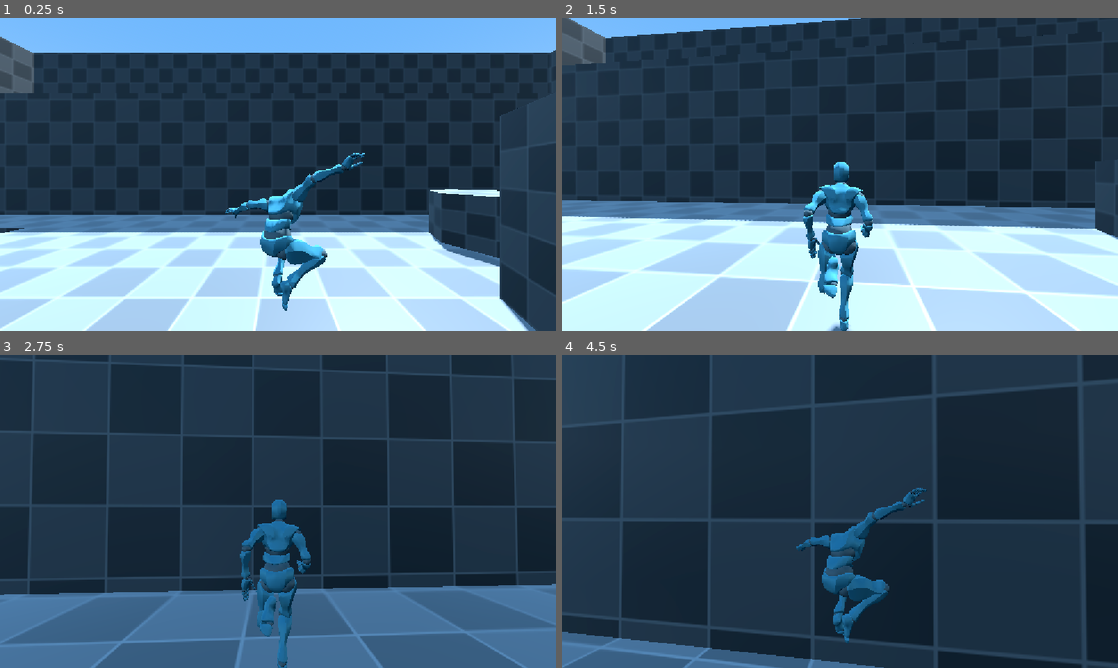
Above: before the commit, frames 1-4 (two rows, left to right).
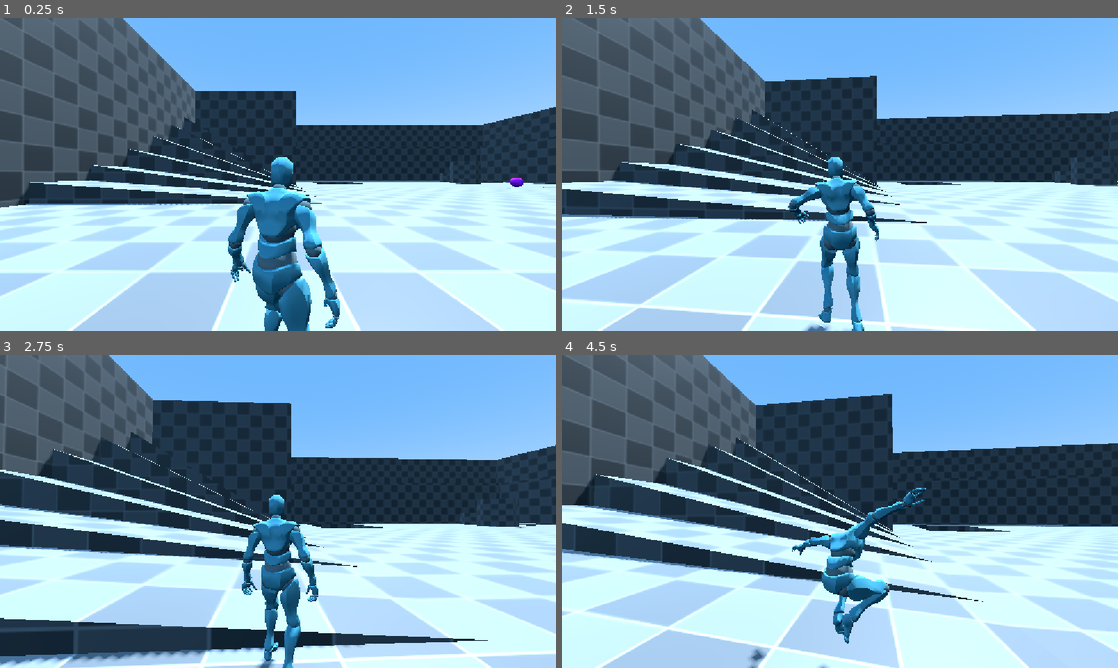
Above: after the commit, the same moments.

Repository: Calipur-Neeson/Tico_Project
Game: Godot game, scene res://Scenes/TestScene.tscn
Same seed, same stepped clock (60 frames per second), same inputs: the game is played once before the commit and once after it.
Inputs (mouse positions are in pixels of both pictures, inside the frame that each line leads up to):
- Up to frame 1 (0.25 s): no input
- Up to frame 2 (1.5 s): tap Enter at 0.5 s; move the mouse to (867, 174) at 0.52 s; hold W (Move_Forward) from 0.53 s (still down); tap Ctrl (Crouch) at 0.6 s; click (867, 174) at 0.67 s; tap Space (Jump) at 0.77 s; move the mouse to (812, 174) at 1.27 s; right-click (812, 174) at 1.35 s
- Up to frame 3 (2.75 s): keep holding W (Move_Forward); tap Space (Jump) at 1.52 s; tap Ctrl (Crouch) at 1.55, 2.1 s; move the mouse to (289, 505) at 2.02 s
- Up to frame 4 (4.5 s): keep holding W (Move_Forward); move the mouse to (834, 517) at 2.77 s; tap E (Interact) at 2.85 s; click (834, 517) at 2.92 s; tap Space (Jump) at 3.02, 3.77 s; tap Ctrl (Crouch) at 3.05, 3.8, 4.35 s; move the mouse to (878, 514) at 3.52 s; click (878, 514) at 3.6 s; move the mouse to (795, 508) at 4.27 s

The runs differ from the first frame. In frame 1, 58% of the frame differs, in the area x 0-100%, y 0-100%; in frame 2, 62%; in frame 3, 72%; in frame 4, 70%.

Commit message:
(~)modify climb hanging

Diff:
--- a/Scenes/Player.tscn
+++ b/Scenes/Player.tscn
@@ -91,62 +91,62 @@
 [node name="Mesh" parent="." unique_id=817030189 instance=ExtResource("1_bhhdu")]
 transform = Transform3D(-1, 0, -1.509958e-07, 0, 1, 0, 1.509958e-07, 0, -1, 0, -0.86376077, 0)
 
-[node name="Skeleton3D" parent="Mesh" index="0" unique_id=225314288]
-bones/0/position = Vector3(0.002294555, 0.9286259, -0.01037536)
-bones/0/rotation = Quaternion(-0.036482364, -0.36709917, -0.013288065, 0.9293711)
-bones/1/rotation = Quaternion(-0.010292281, 0.040697996, -0.0060800808, 0.99909997)
-bones/2/rotation = Quaternion(0.100836374, 0.08265823, -0.008619973, 0.991426)
-bones/3/rotation = Quaternion(0.1576918, 0.08202347, -0.01337907, 0.98398507)
-bones/4/rotation = Quaternion(-0.034735784, -0.011101953, 0.0021490953, 0.99933267)
-bones/5/rotation = Quaternion(-0.054453626, 0.17692801, -0.012970479, 0.98263067)
-bones/7/rotation = Quaternion(-0.4984268, -0.5170487, 0.5710185, -0.39770493)
-bones/8/rotation = Quaternion(0.5227932, -0.0635126, 0.13430056, 0.83941466)
-bones/9/rotation = Quaternion(-0.012449634, 0.057868313, 0.40497917, 0.9124079)
-bones/10/rotation = Quaternion(-0.16276743, 0.14007087, 0.015133129, 0.9765541)
-bones/11/rotation = Quaternion(0.30691406, -0.0074638827, 0.15567413, 0.9388897)
-bones/12/rotation = Quaternion(-0.0072766636, 0.00060180464, 0.0011936162, 0.99997264)
+[node name="Skeleton3D" parent="Mesh" index="0" unique_id=307522006]
+bones/0/position = Vector3(0.006066842, 0.9130632, -0.0059653693)
+bones/0/rotation = Quaternion(-0.035621606, -0.36807653, -0.015387354, 0.9289855)
+bones/1/rotation = Quaternion(0.068225704, 0.002826707, -0.02736005, 0.9972907)
+bones/2/rotation = Quaternion(0.25529897, 0.007672903, -0.05989307, 0.96497476)
+bones/3/rotation = Quaternion(0.31037778, 0.004195902, -0.060224034, 0.9486944)
+bones/4/rotation = Quaternion(0.016857354, 0.03984774, -0.056062568, 0.99748933)
+bones/5/rotation = Quaternion(0.019273171, 0.063642815, 0.014715902, 0.9976781)
+bones/7/rotation = Quaternion(-0.42672074, -0.5336001, 0.57458556, -0.4505906)
+bones/8/rotation = Quaternion(-0.019672068, -0.23898493, 0.019764986, 0.9706228)
+bones/9/rotation = Quaternion(0.06867444, -0.08457808, 0.16360542, 0.9804915)
+bones/10/rotation = Quaternion(-0.29601586, -0.07169964, 0.12684447, 0.9440045)
+bones/11/rotation = Quaternion(0.30691448, -0.007463986, 0.15567483, 0.9388894)
+bones/12/rotation = Quaternion(-0.00731605, 0.00065750204, 0.0011983162, 0.9999724)
 bones/13/rotation = Quaternion(-0.024687247, 5.9164e-08, -0.009621278, 0.9996489)
-bones/15/rotation = Quaternion(0.032681275, -0.0059058275, 0.061012898, 0.99758434)
-bones/16/rotation = Quaternion(0.14277343, -0.0007219404, -0.006931835, 0.98973095)
+bones/15/rotation = Quaternion(0.03268715, -0.005827576, 0.061108664, 0.99757874)
+bones/16/rotation = Quaternion(0.14278819, -0.0007115977, -0.006988224, 0.98972833)
 bones/17/rotation = Quaternion(0.10134373, 1.0963203e-08, -0.012230188, 0.9947763)
-bones/19/rotation = Quaternion(0.12465154, 0.0061079534, -0.08585428, 0.9884603)
-bones/20/rotation = Quaternion(0.18971246, -0.0013184443, 0.014220055, 0.9817358)
+bones/19/rotation = Quaternion(0.12465192, 0.0061221607, -0.085852474, 0.9884603)
+bones/20/rotation = Quaternion(0.1897185, -0.0013173475, 0.014167746, 0.9817354)
 bones/21/rotation = Quaternion(0.4409925, -3.318961e-07, -0.053219166, 0.89593154)
-bones/23/rotation = Quaternion(0.2649534, -0.013263635, -0.13087127, 0.9552468)
-bones/24/rotation = Quaternion(0.27554515, 0.0017584844, 0.024053346, 0.96098554)
+bones/23/rotation = Quaternion(0.26495513, -0.013301939, -0.13087222, 0.9552457)
+bones/24/rotation = Quaternion(0.27554062, 0.0016883168, 0.024136554, 0.9609849)
 bones/25/rotation = Quaternion(0.39702925, -2.5510099e-07, -0.047913577, 0.91655445)
-bones/27/rotation = Quaternion(0.2909201, -0.014014932, -0.16395971, 0.94248945)
-bones/28/rotation = Quaternion(0.3361484, 0.011289445, 0.049540926, 0.9404374)
+bones/27/rotation = Quaternion(0.29092154, -0.01402142, -0.16396183, 0.94248855)
+bones/28/rotation = Quaternion(0.33614513, 0.011209551, 0.049615275, 0.9404357)
 bones/29/rotation = Quaternion(3.6591703e-06, 8.409115e-10, 0.00022980936, 1)
-bones/31/rotation = Quaternion(0.55065125, -0.47689968, 0.53805447, 0.4240841)
-bones/32/rotation = Quaternion(0.48943466, 0.049652968, 0.09878649, 0.86500263)
-bones/33/rotation = Quaternion(0.044699393, 0.02911429, -0.35953817, 0.9316043)
-bones/34/rotation = Quaternion(0.10675396, -0.06460334, -0.101121925, 0.9870179)
-bones/35/rotation = Quaternion(0.23117673, 0.14274007, -0.2002019, 0.9413299)
-bones/36/rotation = Quaternion(-0.04108303, 0.0016518598, 0.17855354, 0.98307085)
+bones/31/rotation = Quaternion(0.36410475, -0.5689495, 0.6199134, 0.39928883)
+bones/32/rotation = Quaternion(0.020839252, 0.19854017, 0.023330389, 0.97959346)
+bones/33/rotation = Quaternion(0.019138882, 0.030186823, -0.2413172, 0.96978784)
+bones/34/rotation = Quaternion(-0.31732503, 0.002173845, -0.053400274, 0.94680977)
+bones/35/rotation = Quaternion(0.23117796, 0.14274009, -0.20020296, 0.94132936)
+bones/36/rotation = Quaternion(-0.04108264, 0.001651429, 0.1785586, 0.98306984)
 bones/37/rotation = Quaternion(-0.02045148, 4.4407827e-08, -0.0064292434, 0.99977016)
-bones/39/rotation = Quaternion(0.039575458, 0.009809357, 0.010215313, 0.99911624)
-bones/40/rotation = Quaternion(0.1472942, 0.0002362286, 0.009860174, 0.98904353)
+bones/39/rotation = Quaternion(0.039576106, 0.009883902, 0.010224389, 0.99911547)
+bones/40/rotation = Quaternion(0.1472945, 0.00020811836, 0.009812332, 0.989044)
 bones/41/rotation = Quaternion(0.091249734, 2.5835297e-08, 0.0111205205, 0.99576604)
-bones/43/rotation = Quaternion(0.11098437, 0.008559154, 0.024539305, 0.9934823)
-bones/44/rotation = Quaternion(0.26357195, 0.0013879391, -0.016771493, 0.96449304)
+bones/43/rotation = Quaternion(0.11098335, 0.008563689, 0.024540404, 0.99348235)
+bones/44/rotation = Quaternion(0.26356927, 0.0013880051, -0.016783187, 0.9644936)
 bones/45/rotation = Quaternion(0.48433846, -0.06222459, 0.024265273, 0.8723277)
-bones/47/rotation = Quaternion(0.18701153, -0.008551663, 0.06737828, 0.980007)
-bones/48/rotation = Quaternion(0.32042277, -0.0023630264, -0.03381974, 0.9466678)
+bones/47/rotation = Quaternion(0.18700272, -0.008537125, 0.06738122, 0.9800086)
+bones/48/rotation = Quaternion(0.32041517, -0.0023614827, -0.033874873, 0.9466684)
 bones/49/rotation = Quaternion(0.52858084, 0.014316903, 0.07351793, 0.84557223)
-bones/51/rotation = Quaternion(0.2071685, -0.011139501, 0.092078224, 0.9738987)
-bones/52/rotation = Quaternion(0.34928742, -0.012203123, -0.06871051, 0.9344133)
+bones/51/rotation = Quaternion(0.2071554, -0.011123481, 0.09200271, 0.97390884)
+bones/52/rotation = Quaternion(0.34928298, -0.012198907, -0.068725675, 0.9344139)
 bones/53/rotation = Quaternion(1.0671668e-21, 0, -1.0428465e-05, 1)
-bones/55/rotation = Quaternion(0.07850461, 0.2187995, 0.9666723, -0.10727755)
-bones/56/rotation = Quaternion(-0.31434393, 0.11919622, -0.04083377, 0.9409107)
-bones/57/rotation = Quaternion(0.5789254, -0.023310244, -0.031172957, 0.814451)
-bones/58/rotation = Quaternion(0.24784826, -0.018271111, -0.04020671, 0.96779174)
-bones/60/rotation = Quaternion(-0.12458777, 0.02507905, 0.98355687, 0.12831567)
-bones/61/rotation = Quaternion(-0.3104612, 0.07523703, -0.018645853, 0.9474206)
-bones/62/rotation = Quaternion(0.68291104, 0.07025634, 0.09784087, 0.72050244)
-bones/63/rotation = Quaternion(0.242829, 0.035679772, 0.012655887, 0.9693302)
-
-[node name="AnimationPlayer" parent="Mesh" index="1" unique_id=788844123]
+bones/55/rotation = Quaternion(0.13616893, 0.60159504, 0.78048545, -0.10190247)
+bones/56/rotation = Quaternion(-0.8812286, -0.0068535586, 0.0082781995, 0.47256812)
+bones/57/rotation = Quaternion(0.5178137, -0.053939756, -0.0826272, 0.8497836)
+bones/58/rotation = Quaternion(0.24021459, -0.03248393, -0.015136702, 0.9700581)
+bones/60/rotation = Quaternion(-0.16364232, 0.5908418, 0.77834445, 0.13530421)
+bones/61/rotation = Quaternion(-0.90725857, -0.04503208, 0.10750402, 0.40410033)
+bones/62/rotation = Quaternion(0.27645826, 0.081967935, 0.13097683, 0.94852376)
+bones/63/rotation = Quaternion(0.203827, 0.03217368, 0.01569499, 0.9783523)
+
+[node name="AnimationPlayer" parent="Mesh" index="1" unique_id=1256023696]
 libraries/NewLib = SubResource("AnimationLibrary_6xh1p")
 autoplay = &"NewLib/Idle"
 speed_scale = 0.99997115
--- a/Scenes/TestScene.tscn
+++ b/Scenes/TestScene.tscn
@@ -29,6 +29,9 @@
 height = 0.21
 radius = 2.08
 
+[sub_resource type="BoxShape3D" id="BoxShape3D_12j5o"]
+size = Vector3(7.5, 0.23, 0.2)
+
 [node name="Node3D" type="Node3D" unique_id=1930091129]
 
 [node name="WorldEnvironment" type="WorldEnvironment" parent="." unique_id=1635902719]
@@ -40,10 +43,10 @@
 
 [node name="test_level" parent="." unique_id=78685540 instance=ExtResource("1_iufkg")]
 
-[node name="level" parent="test_level" index="0" unique_id=823750820]
+[node name="level" parent="test_level" index="0" unique_id=1763856893]
 transform = Transform3D(1, 0, 0, 0, 1, 0, 0, 0, 1, -0.0003027916, -0.00040721893, -0.000497818)
 
-[node name="StaticBody3D" parent="test_level/level" index="0" unique_id=587194403]
+[node name="StaticBody3D" parent="test_level/level" index="0" unique_id=1210837255]
 collision_layer = 4
 collision_mask = 16
 script = ExtResource("2_iufkg")
@@ -65,24 +68,89 @@
 [node name="CollisionShape3D" type="CollisionShape3D" parent="test_level/level/ClimbablePlatform2" unique_id=1255936817]
 shape = SubResource("CylinderShape3D_pohj0")
 
-[node name="StaticBody3D" parent="test_level/wood" parent_id_path=PackedInt32Array(78685540, 1434197295) index="0" unique_id=71937128]
+[node name="ClimbablePlatform3" type="StaticBody3D" parent="test_level/level" index="3" unique_id=2026887247]
+transform = Transform3D(1, 0, 0, 0, 1, 0, 0, 0, 1, -21.888313, 1.8759065, 22.157007)
+collision_layer = 2
+collision_mask = 2
+
+[node name="CollisionShape3D" type="CollisionShape3D" parent="test_level/level/ClimbablePlatform3" unique_id=1366214329]
+transform = Transform3D(1, 0, 0, 0, 1, 0, 0, 0, 1, -0.36333847, 0.23117948, 0.60450554)
+shape = SubResource("BoxShape3D_12j5o")
+debug_color = Color(0, 0, 0, 0.9607843)
+
+[node name="StaticBody3D" parent="test_level/wood" parent_id_path=PackedInt32Array(78685540, 1689332265) index="0" unique_id=85657359]
 script = ExtResource("2_iufkg")
 footstep_sound = ExtResource("4_201fe")
 
-[node name="StaticBody3D" parent="test_level/snow" parent_id_path=PackedInt32Array(78685540, 1020897175) index="0" unique_id=812767266]
+[node name="StaticBody3D" parent="test_level/snow" parent_id_path=PackedInt32Array(78685540, 1534009705) index="0" unique_id=79410971]
 script = ExtResource("2_iufkg")
 footstep_sound = ExtResource("5_xjl2p")
 
-[node name="StaticBody3D" parent="test_level/grass" parent_id_path=PackedInt32Array(78685540, 1120422819) index="0" unique_id=347638795]
+[node name="StaticBody3D" parent="test_level/grass" parent_id_path=PackedInt32Array(78685540, 571352279) index="0" unique_id=1127961135]
 script = ExtResource("2_iufkg")
 footstep_sound = ExtResource("6_ytmxh")
 
-[node name="StaticBody3D" parent="test_level/dirt" parent_id_path=PackedInt32Array(78685540, 941957627) index="0" unique_id=989433190]
+[node name="StaticBody3D" parent="test_level/dirt" parent_id_path=PackedInt32Array(78685540, 1906227977) index="0" unique_id=725711831]
 script = ExtResource("2_iufkg")
 footstep_sound = ExtResource("7_hctok")
 
 [node name="CharacterBody3D" parent="." unique_id=1445218770 instance=ExtResource("2_5lt6y")]
-transform = Transform3D(1, 0, 0, 0, 1, 0, 0, 0, 1, 6.2353477, 2.5367908, -13.422533)
+transform = Transform3D(1, 0, 0, 0, 1, 0, 0, 0, 1, -21.050232, 0.90084696, 20.87149)
+
+[node name="Skeleton3D" parent="CharacterBody3D/Mesh" parent_id_path=PackedInt32Array(1445218770, 817030189) index="0" unique_id=307522006]
+bones/0/position = Vector3(-6.757012e-08, 0.9979194, 4.84474e-07)
+bones/0/rotation = Quaternion(0.09101166, -0.05604479, -0.082359, 0.9908546)
+bones/1/rotation = Quaternion(-0.03783933, 0.021258209, 0.16457346, 0.98540956)
+bones/2/rotation = Quaternion(0.027774153, 0.011579947, -0.037580453, 0.99884045)
+bones/3/rotation = Quaternion(0.08564299, 0.009521609, -0.037904333, 0.99555916)
+bones/4/rotation = Quaternion(0.14354068, 0.002396654, -0.0025304405, 0.9896383)
+bones/5/rotation = Quaternion(-0.23875579, -0.008759218, -0.017976535, 0.9708737)
+bones/7/rotation = Quaternion(-0.45086402, -0.55290604, 0.5073026, -0.48338476)
+bones/8/rotation = Quaternion(0.46897975, 0.44068855, 0.01707904, 0.7652188)
+bones/9/rotation = Quaternion(-1.034298e-07, -4.101377e-08, 0.42230785, 0.9064525)
+bones/10/rotation = Quaternion(-0.08169687, -0.19416147, 0.25435227, 0.9438919)
+bones/11/rotation = Quaternion(0.24821618, -0.020283243, 0.28446984, 0.92577225)
+bones/12/rotation = Quaternion(-0.031745035, -0.009899704, -0.15847138, 0.9868035)
+bones/13/rotation = Quaternion(-0.08627769, -0.00090557814, 0.031516086, 0.9957721)
+bones/15/rotation = Quaternion(-0.06565345, -0.03985846, 0.012197158, 0.9969715)
+bones/16/rotation = Quaternion(0.21098061, -3.1783705e-07, -0.02162062, 0.9772511)
+bones/17/rotation = Quaternion(0.1177903, -8.7806946e-08, -0.012070809, 0.9929652)
+bones/19/rotation = Quaternion(0.0950096, 0.0018635179, -0.06329175, 0.99346066)
+bones/20/rotation = Quaternion(0.22544898, -1.5632399e-07, -0.02310329, 0.973981)
+bones/21/rotation = Quaternion(0.03689941, -4.8061768e-08, -0.0037813124, 0.9993119)
+bones/23/rotation = Quaternion(0.18215941, 0.011007514, -0.061466713, 0.9812842)
+bones/24/rotation = Quaternion(0.18818536, -2.8192977e-07, -0.019284656, 0.9819442)
+bones/25/rotation = Quaternion(0.21421346, -1.3315157e-07, -0.02195199, 0.97654015)
+bones/27/rotation = Quaternion(0.22588778, -0.0196982, -0.11835484, 0.96673626)
+bones/28/rotation = Quaternion(0.1358826, -3.935253e-08, -0.013924873, 0.9906271)
+bones/29/rotation = Quaternion(0.16612722, -1.5091369e-07, -0.017024154, 0.98595744)
+bones/31/rotation = Quaternion(0.48810762, -0.51707727, 0.59452105, 0.37540206)
+bones/32/rotation = Quaternion(0.5250408, 0.10865494, -0.4275332, 0.72783357)
+bones/33/rotation = Quaternion(-6.7447694e-08, -9.651902e-09, -0.5992655, 0.80055034)
+bones/34/rotation = Quaternion(0.062286004, 0.117379695, -0.0624339, 0.9891635)
+bones/35/rotation = Quaternion(0.08364141, 0.3156638, -0.27450147, 0.90443885)
+bones/36/rotation = Quaternion(-0.055057928, 0.023301156, 0.21853752, 0.97399545)
+bones/37/rotation = Quaternion(-0.11756724, -0.010077033, -0.0053378567, 0.99299955)
+bones/39/rotation = Quaternion(-0.025596138, -0.00092872075, 0.017811583, 0.99951327)
+bones/40/rotation = Quaternion(0.11769599, 2.1473221e-08, 0.009587808, 0.9930035)
+bones/41/rotation = Quaternion(0.05927672, -3.1265024e-08, 0.004828812, 0.9982299)
+bones/43/rotation = Quaternion(0.063998975, 0.00016395206, 0.042415716, 0.99704826)
+bones/44/rotation = Quaternion(0.20490961, 1.210938e-07, 0.016692547, 0.9786385)
+bones/45/rotation = Quaternion(0.10060928, 4.656916e-08, 0.008195892, 0.99489224)
+bones/47/rotation = Quaternion(0.072297335, -0.0014463296, 0.0800396, 0.9941653)
+bones/48/rotation = Quaternion(0.2822725, 1.89564e-07, 0.022994602, 0.9590587)
+bones/49/rotation = Quaternion(0.12311763, 9.480889e-09, 0.010029426, 0.9923414)
+bones/51/rotation = Quaternion(0.0812638, -0.011055521, 0.043905348, 0.99566376)
+bones/52/rotation = Quaternion(0.17411666, 1.6467358e-07, 0.014183862, 0.9846229)
+bones/53/rotation = Quaternion(0.14750943, 1.1903315e-07, 0.012016542, 0.98898774)
+bones/55/rotation = Quaternion(-0.045443352, 0.5473296, 0.83562267, 0.009999407)
+bones/56/rotation = Quaternion(-0.9567291, -0.031077875, 0.0669712, 0.28145805)
+bones/57/rotation = Quaternion(0.3340425, -0.057892036, -0.09890825, 0.93556476)
+bones/58/rotation = Quaternion(0.14880952, -0.032632537, -0.016733903, 0.9881857)
+bones/60/rotation = Quaternion(-0.07733072, 0.15158527, 0.9853748, -0.0088574765)
+bones/61/rotation = Quaternion(-0.52671295, 0.056336418, 0.082813784, 0.8441218)
+bones/62/rotation = Quaternion(0.65359807, -0.13570729, -0.028613683, 0.74402577)
+bones/63/rotation = Quaternion(0.5324298, 0.029353764, 0.008435466, 0.84592307)
 
 [node name="AudioStreamPlayer" type="AudioStreamPlayer" parent="." unique_id=1210683253]
 stream = ExtResource("3_8k7wh")
--- a/Scripts/Player.gd
+++ b/Scripts/Player.gd
@@ -28,6 +28,7 @@
 var maxWalkSpeed: float = 3
 const BLEEND_SPEED: float = 0.2
 var isCrouch: bool = false
+var island: bool = false
 
 #Current state that our player is
 var state: BasePlayerState = PlayerState.Idle
--- a/Scripts/States/FallState.gd
+++ b/Scripts/States/FallState.gd
@@ -8,6 +8,8 @@
 	if player.is_on_floor():
 		player.ChangeStateTo(PlayerState.Land)
 
+	elif player.climbable_cast.is_colliding() and not player.island:
+		player.ChangeStateTo(PlayerState.HangingIdle)
 
 
 func Update(player: Player, delta: float) -> void:
--- a/Scripts/States/HangingIdleState.gd
+++ b/Scripts/States/HangingIdleState.gd
@@ -15,6 +15,7 @@
 
 func PreUpdate(player: Player) -> void:
 	if Input.is_action_just_pressed("Crouch"):
+		player.island = true
 		player.ChangeStateTo(PlayerState.Fall)
 	if player.left_climb_cast.is_colliding() and Input.is_action_pressed("Move_Left"):
 		player.ChangeStateTo(PlayerState.LeftShimmy)
--- a/Scripts/States/JumpState.gd
+++ b/Scripts/States/JumpState.gd
@@ -11,9 +11,6 @@
 		player.velocity.y = player.JUMP_VELOCITY
 		player.ChangeStateTo(PlayerState.Fall)
 
-	if player.climbable_cast.is_colliding():
-		player.ChangeStateTo(PlayerState.HangingIdle)
-
 
 func Update(player: Player, delta: float) -> void:
 	var direction := player.GetMoveInput()
--- a/Scripts/States/LandState.gd
+++ b/Scripts/States/LandState.gd
@@ -5,6 +5,8 @@
 var landVelociry: Vector3
 
 func Enter(player: Player) -> void:
+	player.island = false
+
 	if player.landSpeed < -11:
 		if player.GetMoveInput():
 			landDirection = player.GetMoveInput()
--- a/Scripts/States/RightShimmyState.gd
+++ b/Scripts/States/RightShimmyState.gd
@@ -3,7 +3,7 @@
 
 
 func PreUpdate(player: Player) -> void:
-	if not player.left_climb_cast.is_colliding() or not Input.is_action_pressed("Move_Right"):
+	if not player.right_climb_cast.is_colliding() or not Input.is_action_pressed("Move_Right"):
 		player.ChangeStateTo(PlayerState.HangingIdle)
 
 
--- a/Scripts/States/RunJumpState.gd
+++ b/Scripts/States/RunJumpState.gd
@@ -8,7 +8,7 @@
 	if player.is_on_floor():
 		player.ChangeStateTo(PlayerState.Land)
 
-	if player.climbable_cast.is_colliding():
+	if player.climbable_cast.is_colliding() and not player.island:
 		player.ChangeStateTo(PlayerState.HangingIdle)
 
 func Update(player: Player, delta: float) -> void:
